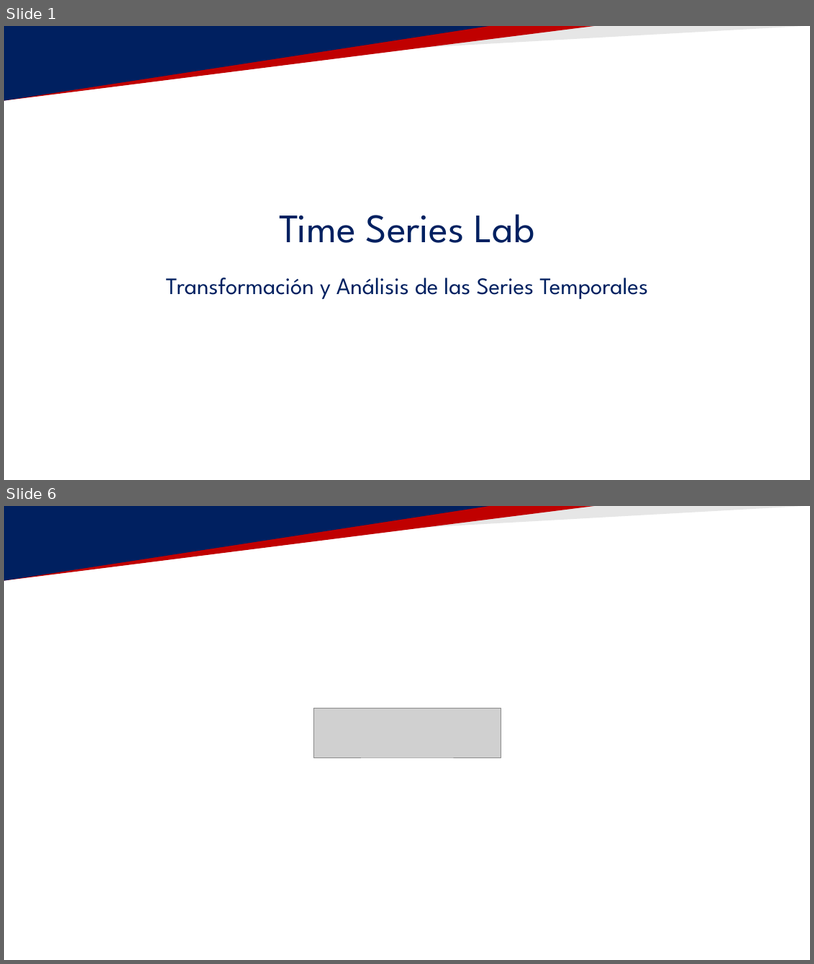
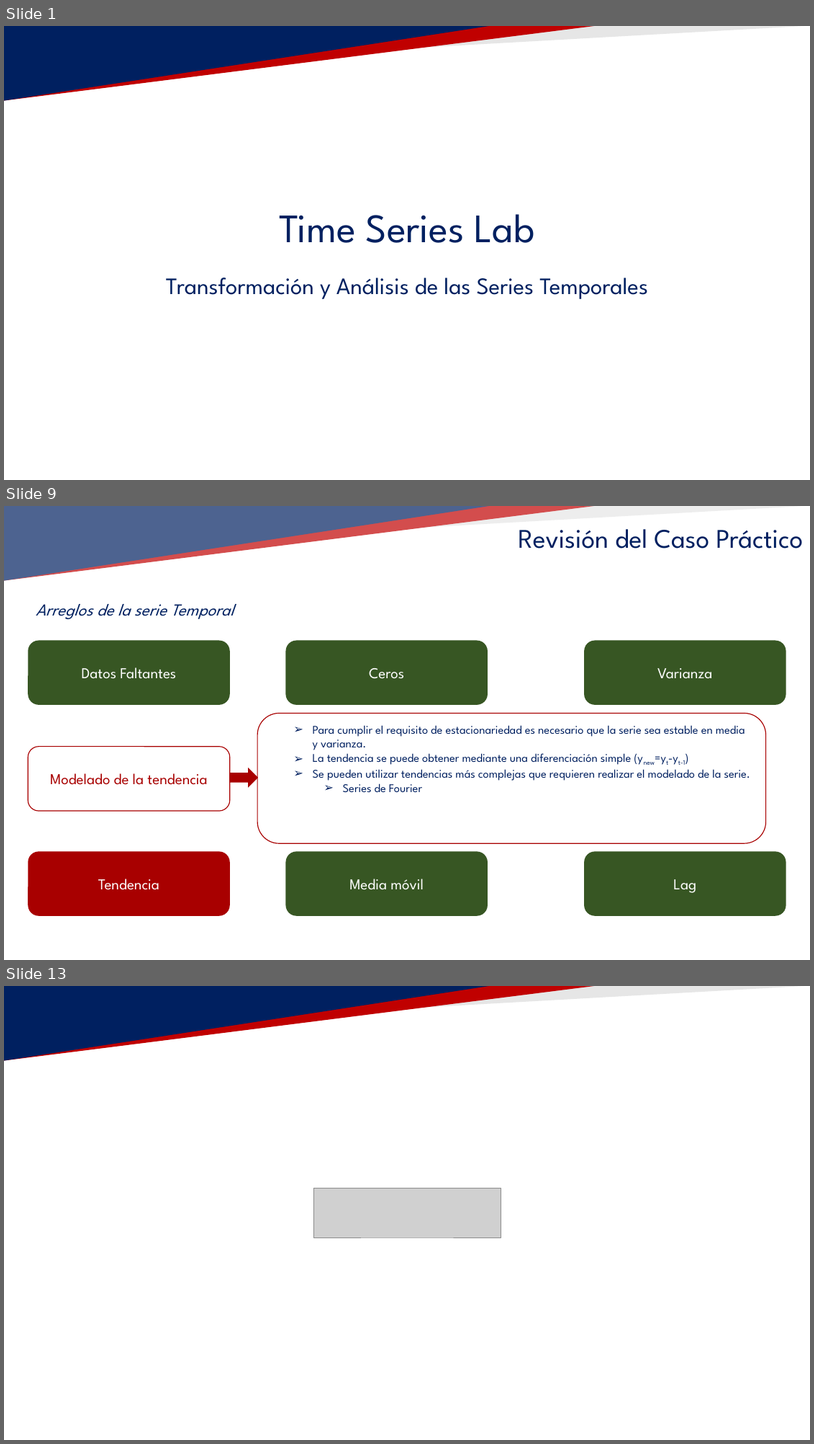
Before and after one commit to TeresaLS/timeseries_lab, a slide deck: 02_PREPARATION/02_PREPARACION_TSLAB.pptx. Shown one above the other, each under a label of ours: slides 1 and 6 before the commit, slides 1, 9 and 13 after it; the slides between them are not shown. The pictures are 814x964 and 814x1444 pixels, drawn with LibreOffice and Linux fonts; fonts in the diff are those of the drawing; grey boxes stand for pictures; background and template pictures are left out. Boxes give left, top, right and bottom in pixels: in the first picture for what was removed or moved away, otherwise in the second. Text is boxed around its words. In the diff, an @@ line names an element or a change of style, - is before the commit and + after.

```diff
--- a/02_PREPARATION/02_PREPARACION_TSLAB.pptx
+++ b/02_PREPARATION/02_PREPARACION_TSLAB.pptx
@@ slide 9 added at [4, 506, 810, 960], background #FFFFFF; not listed: 1 template element that a slide beside it also shows @@
@@ triangle added at [4, 506, 805, 551], fill #E6E6E6 @@
@@ triangle added at [4, 506, 595, 580], fill #C00000 @@
@@ triangle added at [4, 506, 490, 580], fill #002060 @@
@@ text added at [518, 529, 803, 548], 32 pt, text #002060 @@
+Revisión del Caso Práctico
@@ text added at [36, 604, 234, 619], 20 pt, text #002060, italic @@
+Arreglos de la serie Temporal
@@ rounded rectangle added at [28, 641, 230, 705], fill #375623, 18 pt, text #FFFFFF @@
+Datos Faltantes
@@ rounded rectangle added at [286, 641, 488, 705], fill #375623, 18 pt, text #FFFFFF @@
+Ceros
@@ rounded rectangle added at [585, 641, 787, 705], fill #375623, 18 pt, text #FFFFFF @@
+Varianza
@@ rounded rectangle added at [257, 713, 766, 843], fill #FFFFFF, outline #A80000 1 pt @@
@@ text added at [313, 725, 751, 792], 14 pt, text #002060 @@
+  ➢ Para cumplir el requisito de estacionariedad es necesario que la serie sea estable en media y varianza.
+  ➢ La tendencia se puede obtener mediante una diferenciación simple (ynew=yt-yt-1)
+  ➢ Se pueden utilizar tendencias más complejas que requieren realizar el modelado de la serie.
+    ➢ Series de Fourier
@@ rounded rectangle added at [28, 746, 230, 811], fill #FFFFFF, outline #A80000 1 pt, 18 pt, text #A80000 @@
+Modelado de la tendencia
@@ right arrow added at [230, 769, 258, 786], fill #A80000, outline #A80000 1 pt @@
@@ rounded rectangle added at [28, 852, 230, 916], fill #A80000, 18 pt, text #FFFFFF @@
+Tendencia
@@ rounded rectangle added at [286, 852, 488, 916], fill #375623, 18 pt, text #FFFFFF @@
+Media móvil
@@ rounded rectangle added at [585, 852, 787, 916], fill #375623, 18 pt, text #FFFFFF @@
+Lag
@@ what was slide 6 is now slide 13 @@
```
Also in this commit, not shown: 4 slides changed, 6 other slides added.
